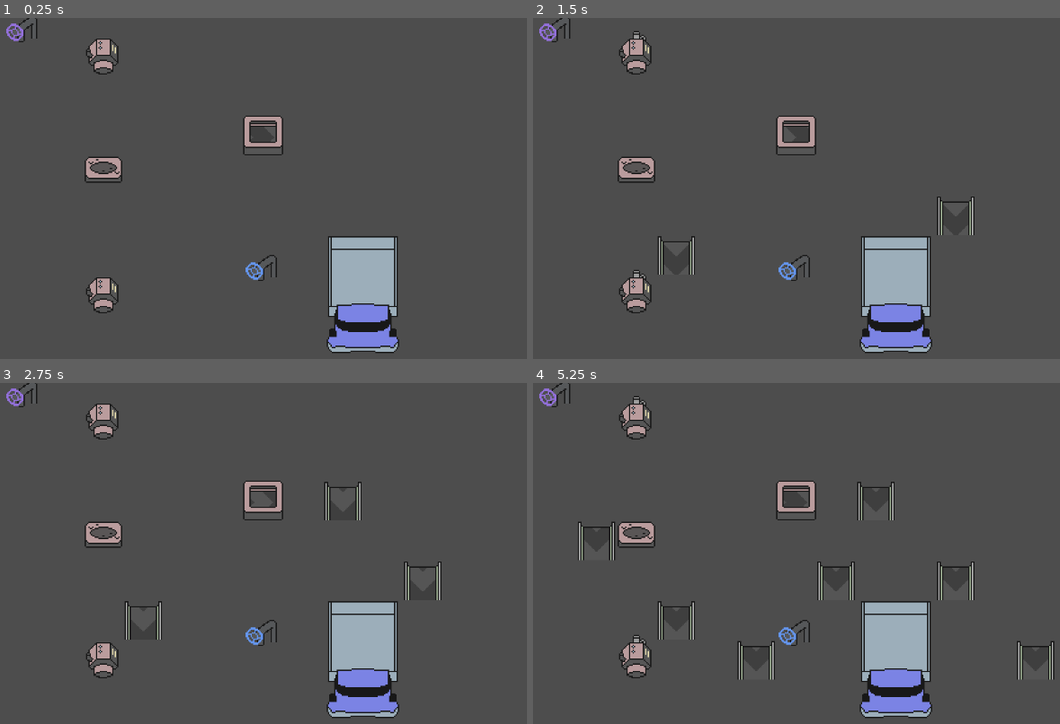
Above: before the commit, frames 1-4 (two rows, left to right).
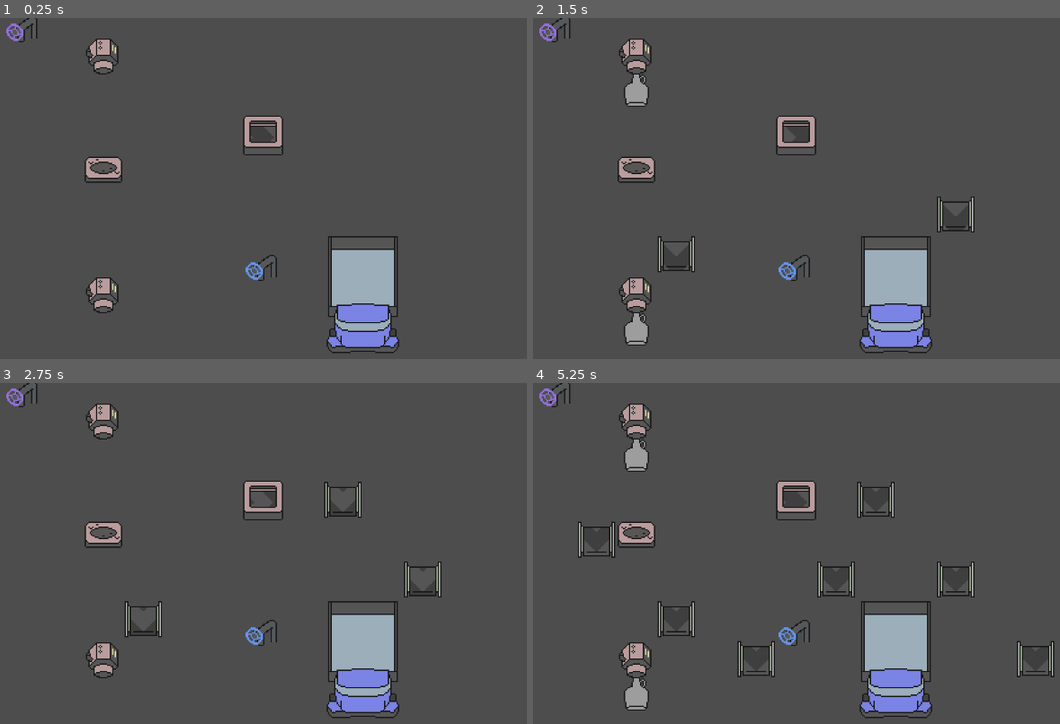
Above: after the commit, the same moments.

Repository: fennylol/juice_time
Game: Godot game, scene res://main.tscn
The game is run twice, just before and just after one commit, with the same random seed, the same clock (stepped at 60 frames per second) and the same inputs.
Inputs (mouse positions are in pixels of both pictures, inside the frame that each line leads up to):
- Up to frame 1 (0.25 s): no input
- Up to frame 2 (1.5 s): tap Enter at 0.5 s; move the mouse to (959, 198) at 0.52 s; click (959, 198) at 0.6 s; move the mouse to (659, 239) at 1.27 s; click (659, 239) at 1.35 s
- Up to frame 3 (2.75 s): move the mouse to (342, 495) at 2.02 s; click (342, 495) at 2.1 s
- Up to frame 4 (5.25 s): move the mouse to (764, 666) at 2.77 s; click (764, 666) at 2.85 s; move the mouse to (1017, 645) at 3.52 s; click (1017, 645) at 3.6 s; move the mouse to (585, 522) at 4.27 s; click (585, 522) at 4.35 s; move the mouse to (838, 584) at 5.02 s; click (838, 584) at 5.1 s

The runs differ from the first frame. In frame 1, 1.1% of the frame differs, in the area x 62-76%, y 64-98%; in frame 2, 1.9%; in frame 3, 1.2%; in frame 4, 2.3%, in the area x 8-99%, y 3-98%.

Commit message:
conveyors placing update
conveyors can no longer be placed underneath trucks or generators

Diff:
--- a/factory/factory_floor.gd
+++ b/factory/factory_floor.gd
@@ -243,7 +243,7 @@
 		var genny = GENERATOR_STATE[pos]
 		if genny["time_since_generation"] >= genny["time_out"]:
 			if randf() <= genny["generation_odds"]:
-				attempt_array.append([NULL_BOTTLE_COLOR, pos])
+				attempt_array.append([NULL_BOTTLE_COLOR, pos + Vector2i.DOWN])
 				genny["time_since_generation"] = -1
 		genny["time_since_generation"] += 1
 
@@ -304,7 +304,7 @@
 							  Vector2i.UP if abs(diff.x) <= abs(diff.y) and diff.y < 0 else \
 							  Vector2i.DOWN
 
-	## SET INITIAL POSITION AND TARGET POSITION
+	## SET INITIAflipper["use_direction0"] = !flipper["use_direction0"]L POSITION AND TARGET POSITION
 	var curr_pos: Vector2i = start_pos
 	var target_pos = Vector2i(start_pos.x, end_pos.y) if direction == Vector2i.UP or direction == Vector2i.DOWN else Vector2i(end_pos.x, start_pos.y)
 	var add_one_to_target = target_pos + direction
@@ -312,9 +312,16 @@
 	## CHECK EACH TILE BETWEEN START AND TARGET POSITION, INCLUSIVE
 	## (STOP CHECKING IF YOU ARE ONE TILE PAST TARGET_POS)
 	while curr_pos != add_one_to_target:
-		var tile: Vector2i = CONVEYOR_ATLAS[direction][START if curr_pos == start_pos else END if curr_pos == target_pos else MIDDLE]
+		var tile: Vector2i = CONVEYOR_ATLAS[direction][SOLO if start_pos == target_pos else START if curr_pos == start_pos else END if curr_pos == target_pos else MIDDLE]
+
 		## KEEP ADDING NEW TILES AS LONG AS THERE IS NO TILE ALREADY THERE
-		if CONVEYOR_TILES.get_cell_source_id(0,curr_pos) == -1:
+		var tile_is_unblocked = true
+		for truck in TRUCK_STATE.keys():
+			if TRUCK_STATE[truck]["area"].has(curr_pos):
+				tile_is_unblocked = false
+		for generator in GENERATOR_STATE.keys():
+			if generator == curr_pos: tile_is_unblocked = false
+		if CONVEYOR_TILES.get_cell_source_id(0,curr_pos) == -1 and tile_is_unblocked:
 			CONVEYOR_TILES.set_cell(0, curr_pos, conveyor_source, tile)
 			curr_pos += direction
 		else:
@@ -322,7 +329,7 @@
 			## DO THIS ONLY IF YOU HAVE ALREADY PLACED AT LEAST ONE TILE
 			if curr_pos != start_pos:
 				curr_pos -= direction
-				tile = CONVEYOR_ATLAS[direction][END]
+				tile = CONVEYOR_ATLAS[direction][SOLO if start_pos == curr_pos else END]
 				CONVEYOR_TILES.set_cell(0, curr_pos, conveyor_source, tile)
 			break
 
--- a/factory/factory_floor.tscn
+++ b/factory/factory_floor.tscn
@@ -14,6 +14,11 @@
 format = 2
 layer_0/tile_data = PackedInt32Array(262152, 0, 3)
 
+[node name="auto_tiles" type="TileMap" parent="."]
+tile_set = ExtResource("3_jenf4")
+format = 2
+layer_0/tile_data = PackedInt32Array(0, 0, 2, 65536, 0, 3, 131072, 0, 4, 1, 65536, 2, 65537, 65536, 3, 131073, 65536, 4, 262144, 131072, 3, 327680, 131072, 4, 262145, 196608, 3, 327681, 196608, 4)
+
 [node name="bottle_tiles" type="TileMap" parent="."]
 tile_set = ExtResource("3_jenf4")
 format = 2
@@ -22,8 +27,3 @@
 [node name="machine_tiles" type="TileMap" parent="."]
 tile_set = ExtResource("3_jenf4")
 format = 2
-
-[node name="auto_tiles" type="TileMap" parent="."]
-tile_set = ExtResource("3_jenf4")
-format = 2
-layer_0/tile_data = PackedInt32Array(0, 0, 2, 65536, 0, 3, 131072, 0, 4, 1, 65536, 2, 65537, 65536, 3, 131073, 65536, 4, 262144, 131072, 3, 327680, 131072, 4, 262145, 196608, 3, 327681, 196608, 4)
Binary file changed: sprite_master.aseprite
Binary file changed: sprite_master.png
